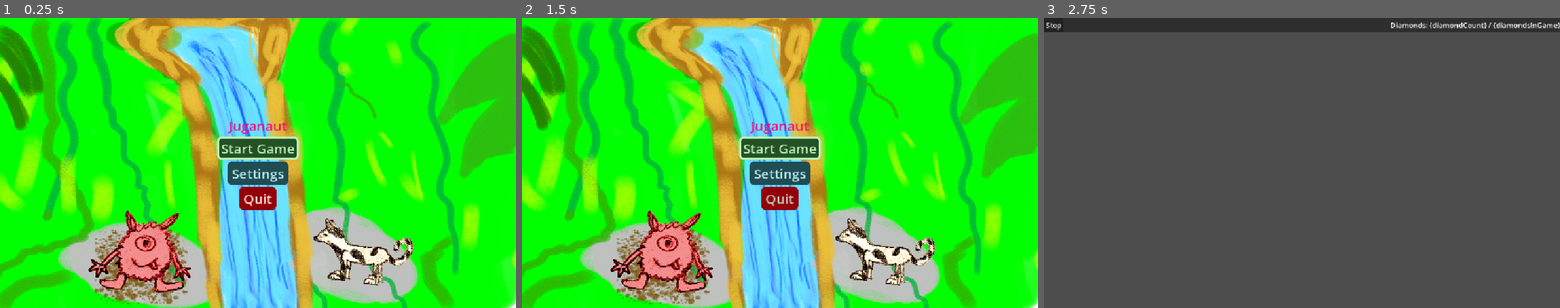
Above: before the commit, frames 1-3 (left to right).
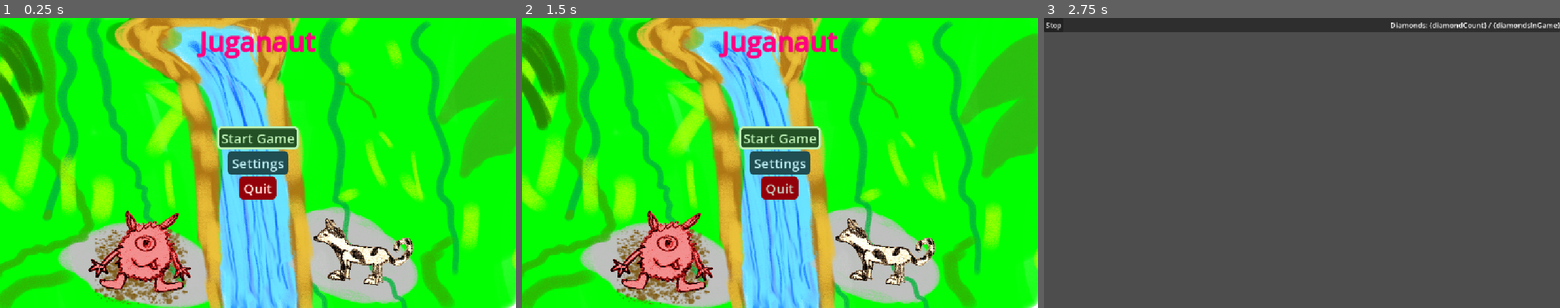
Above: after the commit, the same moments.

Repository: SirVincelot24/juganaut-godot
Game: Godot game, scene res://scenes/MainMenu.tscn
Two runs of this game, one before a commit and one after it. Both use one fixed random seed, a clock stepped at 60 frames per second and the inputs below.
Inputs:
- Up to frame 1 (0.25 s): no input
- Up to frame 2 (1.5 s): click "Start Game" at 0.5 s; click "Stop" at 1.25 s
- Up to frame 3 (2.75 s): click "Start Game" at 2 s

The runs differ from the first frame. In frame 1, 3.7% of the frame differs, in the area x 38-62%, y 4-67%; in frame 2, 3.7%; in frame 3, nothing differs.

Commit message:
add bold main menu title

Diff:
--- a/scenes/MainMenu.tscn
+++ b/scenes/MainMenu.tscn
@@ -26,6 +26,20 @@
 grow_vertical = 2
 theme_override_styles/panel = SubResource("StyleBoxTexture_2wh52")
 
+[node name="Title" type="Label" parent="." unique_id=1670939925]
+layout_mode = 1
+anchors_preset = 5
+anchor_left = 0.5
+anchor_right = 0.5
+offset_left = -576.0
+offset_right = 576.0
+offset_bottom = 23.0
+grow_horizontal = 2
+theme_type_variation = &"TitleLabel"
+text = "app_name"
+horizontal_alignment = 1
+vertical_alignment = 1
+
 [node name="VBoxContainer" type="VBoxContainer" parent="." unique_id=724782224]
 layout_mode = 1
 anchors_preset = 15
@@ -34,12 +48,6 @@
 grow_horizontal = 2
 grow_vertical = 2
 alignment = 1
-
-[node name="Title" type="Label" parent="VBoxContainer" unique_id=1618503437]
-layout_mode = 2
-theme_type_variation = &"TitleLabel"
-text = "app_name"
-horizontal_alignment = 1
 
 [node name="Start" type="Button" parent="VBoxContainer" unique_id=350605826]
 layout_mode = 2
--- a/scripts/UI/theme_gen.gd
+++ b/scripts/UI/theme_gen.gd
@@ -146,7 +146,13 @@
 
 	# Labels
 	define_variant_style("TitleLabel", "Label", {
-		font_color = Color(1, 0, 0.5)
+		font_color = Color(1, 0, 0.5),
+		font_outline_color = Color(1, 0, 0.5),
+		outline_size = 5,
+		font_size = 60,
+		normal = stylebox_empty({
+			content_ = content_margins(-1, 10, -1, -1)
+		})
 	})
 	define_variant_style("onPrimary", "Label", {
 		font_color = color_scheme.onPrimary
--- a/themes/generated/dark_theme.tres
+++ b/themes/generated/dark_theme.tres
@@ -299,6 +299,9 @@
 
 [sub_resource type="StyleBoxFlat" id="StyleBoxFlat_jub0h"]
 bg_color = Color(0.627451, 0.827451, 0.6039216, 1)
+
+[sub_resource type="StyleBoxEmpty" id="StyleBoxEmpty_28pxk"]
+content_margin_top = 10.0
 
 [resource]
 default_font_size = 30
@@ -361,5 +364,9 @@
 TitleBar/styles/panel = SubResource("StyleBoxFlat_jub0h")
 TitleLabel/base_type = &"Label"
 TitleLabel/colors/font_color = Color(1, 0, 0.5, 1)
+TitleLabel/colors/font_outline_color = Color(1, 0, 0.5019608, 1)
+TitleLabel/constants/outline_size = 5
+TitleLabel/font_sizes/font_size = 60
+TitleLabel/styles/normal = SubResource("StyleBoxEmpty_28pxk")
 onPrimary/base_type = &"Label"
 onPrimary/colors/font_color = Color(0.03529412, 0.22352941, 0.0627451, 1)
--- a/themes/generated/light_theme.tres
+++ b/themes/generated/light_theme.tres
@@ -299,6 +299,9 @@
 
 [sub_resource type="StyleBoxFlat" id="StyleBoxFlat_5y6xq"]
 bg_color = Color(0.23137255, 0.4117647, 0.22745098, 1)
+
+[sub_resource type="StyleBoxEmpty" id="StyleBoxEmpty_h5n8f"]
+content_margin_top = 10.0
 
 [resource]
 default_font_size = 30
@@ -361,5 +364,7 @@
 TitleBar/styles/panel = SubResource("StyleBoxFlat_5y6xq")
 TitleLabel/base_type = &"Label"
 TitleLabel/colors/font_color = Color(1, 0, 0.5, 1)
+TitleLabel/font_sizes/font_size = 60
+TitleLabel/styles/normal = SubResource("StyleBoxEmpty_h5n8f")
 onPrimary/base_type = &"Label"
 onPrimary/colors/font_color = Color(1, 1, 1, 1)
